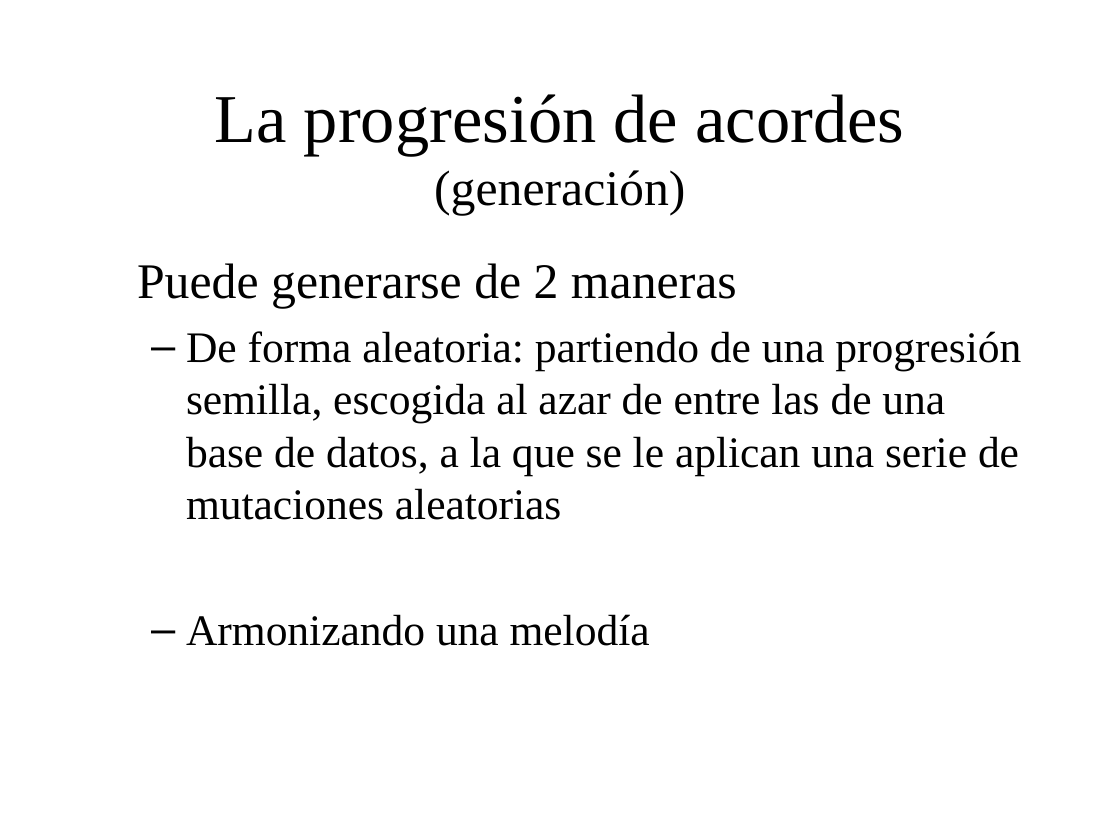
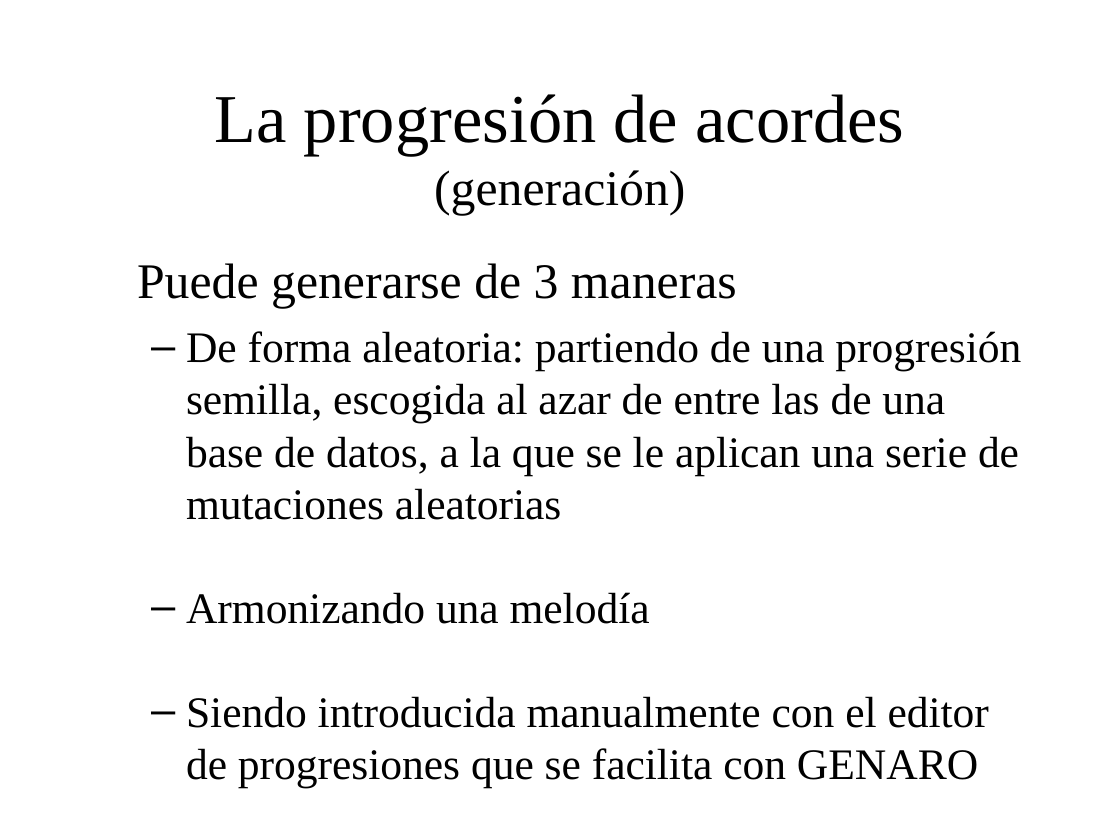
Before and after one commit to BackupTheBerlios/genaro, a slide deck: slide 15 of Documentos/MemoriaSSII/presentacion_proyecto.ppt. Drawn at 1120x840 pixels with LibreOffice and Linux fonts; fonts in the diff are those of the drawing; background and template pictures are left out. Boxes give left, top, right and bottom in pixels: in the first picture for what was removed or moved away, otherwise in the second. Text is boxed around its words. In the diff, an @@ line names an element or a change of style, - is before the commit and + after.

```diff
--- a/Documentos/MemoriaSSII/presentacion_proyecto.ppt
+++ b/Documentos/MemoriaSSII/presentacion_proyecto.ppt
@@ text at bbox=[137, 263, 737, 308]: text changed @@
-Puede generarse de 2 maneras
+Puede generarse de 3 maneras
@@ text at bbox=[186, 696, 989, 788]: paragraph added @@
+  – Siendo introducida manualmente con el editor de progresiones que se facilita con GENARO
```
Also in this commit, not shown: 2 other slides changed, 4 other files.
